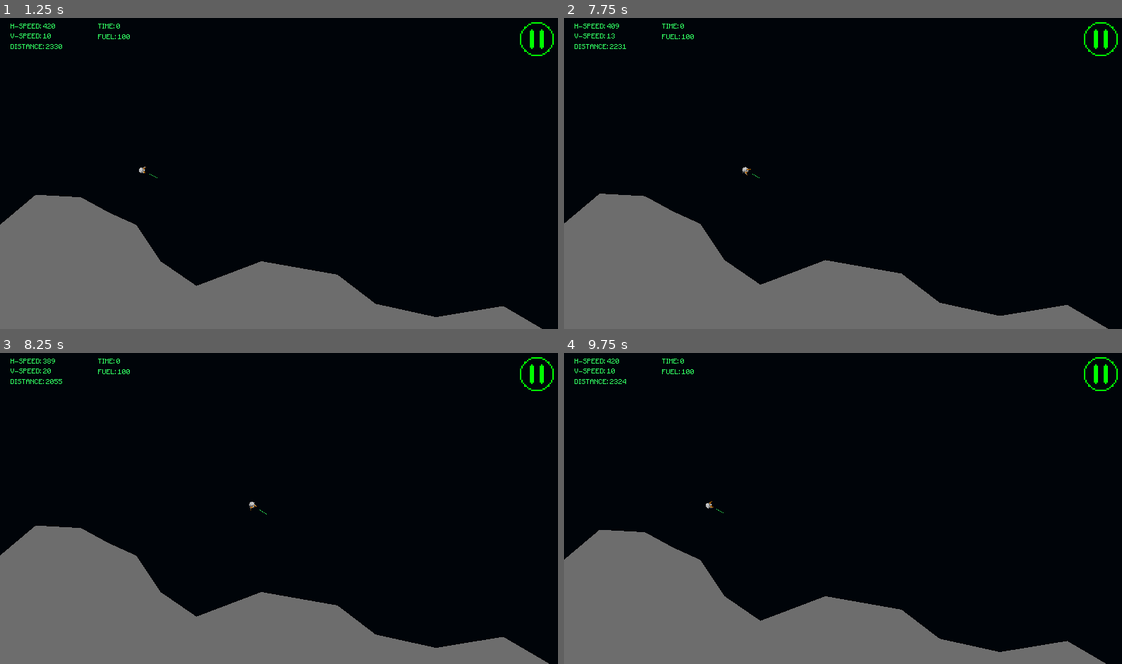
Above: before the commit, frames 1-4 (two rows, left to right).
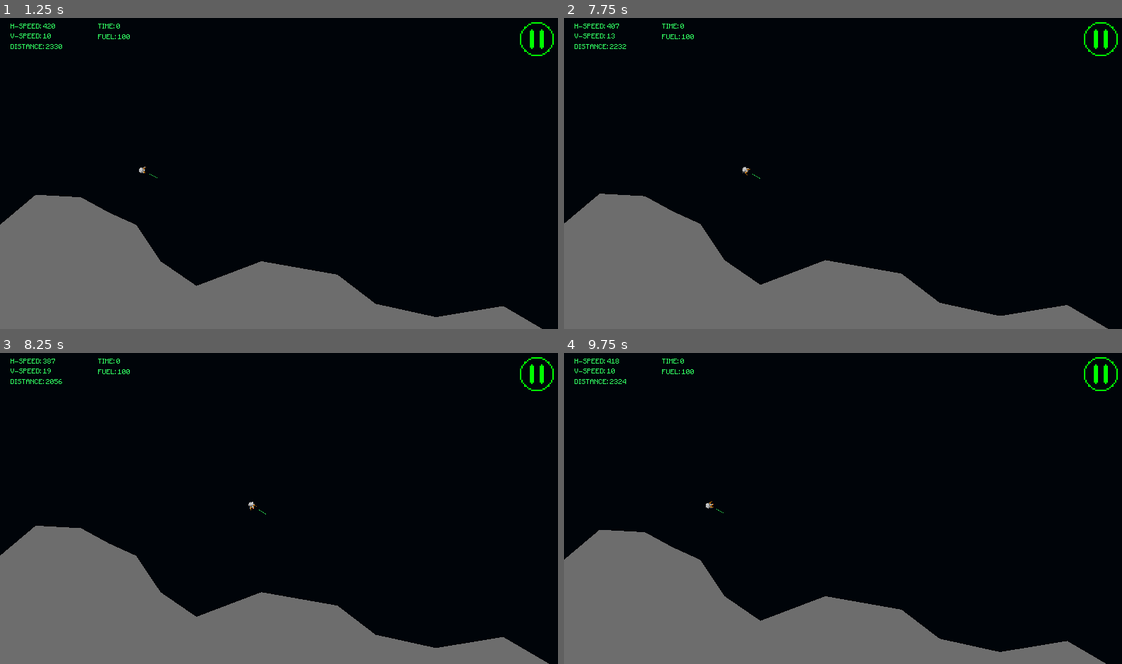
Above: after the commit, the same moments.

Repository: carlosebmachado-games/MoonLander
Game: Godot game, scene res://scenes/menus/main_menu.tscn
Same seed, same stepped clock (60 frames per second), same inputs: the game is played once before the commit and once after it.
Inputs (mouse positions are in pixels of both pictures, inside the frame that each line leads up to):
- Up to frame 1 (1.25 s): click (284, 176) at 0.5 s
- Up to frame 2 (7.75 s): click (1099, 39) at 1.25 s; click (859, 220) at 2 s; tap Enter (ui_accept) at 2.75, 3.02, 3.77, 5.27, 6.02, 6.77 s; move the mouse to (971, 154) at 2.77 s; hold D (player_right) 2.78-3.53 s; click (971, 154) at 2.92 s; move the mouse to (731, 185) at 3.52 s; hold A (player_left) 3.53-4.28 s; click (731, 185) at 3.67 s; move the mouse to (904, 101) at 4.27 s; hold D (player_right) 4.28-5.78 s; click (904, 101) at 4.42 s; move the mouse to (820, 232) at 5.02 s; click (820, 232) at 5.17 s; move the mouse to (1015, 217) at 5.77 s; hold A (player_left) from 5.78 s (still down); click (1015, 217) at 5.92 s; move the mouse to (675, 123) at 6.52 s; click (675, 123) at 6.67 s; move the mouse to (876, 170) at 7.27 s; click (876, 170) at 7.42 s
- Up to frame 3 (8.25 s): move the mouse to (195, 424) at 8.02 s; release A (player_left) at 8.03 s; hold D (player_right) from 8.03 s (still down); click (195, 424) at 8.17 s
- Up to frame 4 (9.75 s): keep holding D (player_right); tap Enter (ui_accept) at 8.27, 9.02 s; move the mouse to (971, 489) at 8.77 s; click (971, 489) at 8.92 s; move the mouse to (731, 520) at 9.52 s; click (731, 520) at 9.67 s

Frame 1 is identical in both runs. In frame 2, less than 0.1% of the frame differs, in the area x 1-98%, y 1-100%; in frame 3, less than 0.1%, in the area x 0-99%, y 1-100%; in frame 4, less than 0.1%.

Commit message:
both controls working together

Diff:
--- a/src/project.godot
+++ b/src/project.godot
@@ -10,6 +10,7 @@
 
 _global_script_classes=[  ]
 _global_script_class_icons={
+
 }
 
 [application]
@@ -44,6 +45,11 @@
 , Object(InputEventKey,"resource_local_to_scene":false,"resource_name":"","device":0,"alt":false,"shift":false,"control":false,"meta":false,"command":false,"pressed":false,"scancode":16777233,"unicode":0,"echo":false,"script":null)
  ]
 }
+touch={
+"deadzone": 0.5,
+"events": [ Object(InputEventMouseButton,"resource_local_to_scene":false,"resource_name":"","device":0,"alt":false,"shift":false,"control":false,"meta":false,"command":false,"button_mask":0,"position":Vector2( 0, 0 ),"global_position":Vector2( 0, 0 ),"factor":1.0,"button_index":1,"pressed":false,"doubleclick":false,"script":null)
+ ]
+}
 
 [input_devices]
 
--- a/src/scenes/game/game.tscn
+++ b/src/scenes/game/game.tscn
@@ -7,7 +7,7 @@
 [ext_resource path="res://scenes/prefabs/arrival_point.tscn" type="PackedScene" id=5]
 [ext_resource path="res://scenes/game/game.gd" type="Script" id=6]
 
-[node name="game" type="Node2D"]
+[node name="level_1" type="Node2D"]
 script = ExtResource( 6 )
 
 [node name="canvas_layer" parent="." instance=ExtResource( 2 )]
@@ -43,7 +43,6 @@
 
 [node name="arrival_point" parent="." instance=ExtResource( 5 )]
 position = Vector2( -49.5772, 218.285 )
-
 [connection signal="exit" from="canvas_layer" to="." method="_on_canvas_layer_exit"]
 [connection signal="moving" from="lander" to="." method="_on_lander_moving"]
 [connection signal="stopped" from="lander" to="." method="_on_lander_stopped"]
--- a/src/scenes/menus/main_menu.tscn
+++ b/src/scenes/menus/main_menu.tscn
@@ -155,7 +155,6 @@
 margin_right = 160.0
 margin_bottom = 48.0
 texture_normal = ExtResource( 8 )
-
 [connection signal="button_up" from="m_container/vb_container/cc_play/play" to="." method="_on_play_button_up"]
 [connection signal="button_up" from="m_container/vb_container/hb_container/config" to="." method="_on_config_button_up"]
 [connection signal="button_up" from="m_container/vb_container/hb_container/tutorial" to="." method="_on_tutorial_button_up"]
--- a/src/scenes/prefabs/lander.gd
+++ b/src/scenes/prefabs/lander.gd
@@ -45,14 +45,15 @@
 	# todo: make both controls work together
 
 	# handle debug keyboard input
-	if Input.is_action_pressed("player_left"):
-		input_left = true
-	else:
-		input_left = false
-	if Input.is_action_pressed("player_right"):
-		input_right = true
-	else:
-		input_right = false
+	if event is InputEventKey:
+		if Input.is_action_pressed("player_left"):
+			input_left = true
+		else:
+			input_left = false
+		if Input.is_action_pressed("player_right"):
+			input_right = true
+		else:
+			input_right = false
 
 	# handle touch input
 	if event is InputEventScreenTouch:
